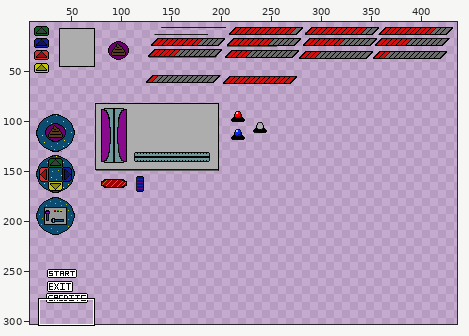
One commit to this sprite sheet: Assets/Sprites/Sprites finales.png. The picture above shows the old version from afar; the outline marks the close-up.
Close-up. First the earlier version:
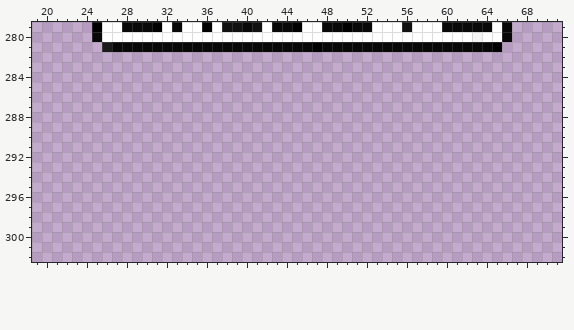
The file is 468x348 pixels. Pixels under 10% opacity are left out. Colours within 5 levels of each other are drawn and written as one. Shown: x 19..71, y 279..302. The wide view leaves out empty margins.
The same view after the edit:
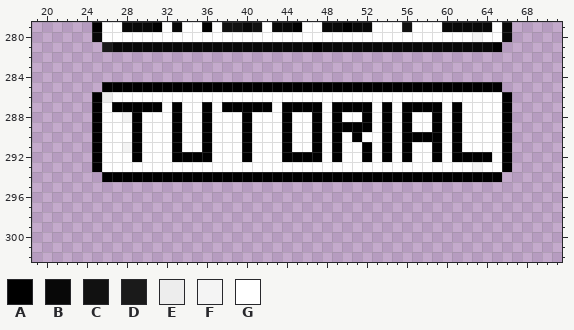
Palette (. is transparent): A #000000  B #080808  C #111111  D #1a1a1a  E #ededed  F #f4f4f4  G #ffffff
Change:
y 285: x 26..65 ........................................ -> AAAAAAAAAAAAAAAAAAAAAAAAAAAAAAAAAAAAAAAA
y 286: x 25..66 .......................................... -> AEGGGGGGGGGGGGGGGGGGGGGGGGGGGGGGGGGGGGGGGA
y 287: x 25..66 .......................................... -> AGAAAAAGAGGAGAAAAAGAAAAGAAAAGAGAAAAGAGGGGA
y 288: x 25..66 .......................................... -> AGGFAGGGAGGAGGGAGGGAGGAGAGGAGAGAGGAGAGGGGA
y 289: x 25..66 .......................................... -> AGGGAGGGAGGAGGGAGGGAGGAGAAAAGAGAGGAGAGGGGA
y 290: x 25..66 .......................................... -> AGGGAGGGAGGAGGGAGGGAGGAGAGAGGAGAAAAGAGGGGA
y 291: x 25..66 .......................................... -> AGGFAGGGAGGAGGGAGGGAGGAGAGGAGAGAGGAGAGGGGA
y 292: x 25..66 .......................................... -> AGGGAGGGAAAAGGGAGGGAAAAGAGGAGAGAGGAGAAAAGA
y 293: x 25..66 .......................................... -> AGGGGGGGGGGGGGGGGGGGGGGGGGGGGGGGGGGGGGFGGA
y 294: x 26..65 ........................................ -> AAAAAAAAAAAAAAAAAAAAAAAAAAAAAAAAAAAAAAAA
Where, in picture pixels (left, top, right, bottom), the same in both close-ups:
added: (92, 82, 512, 182)
